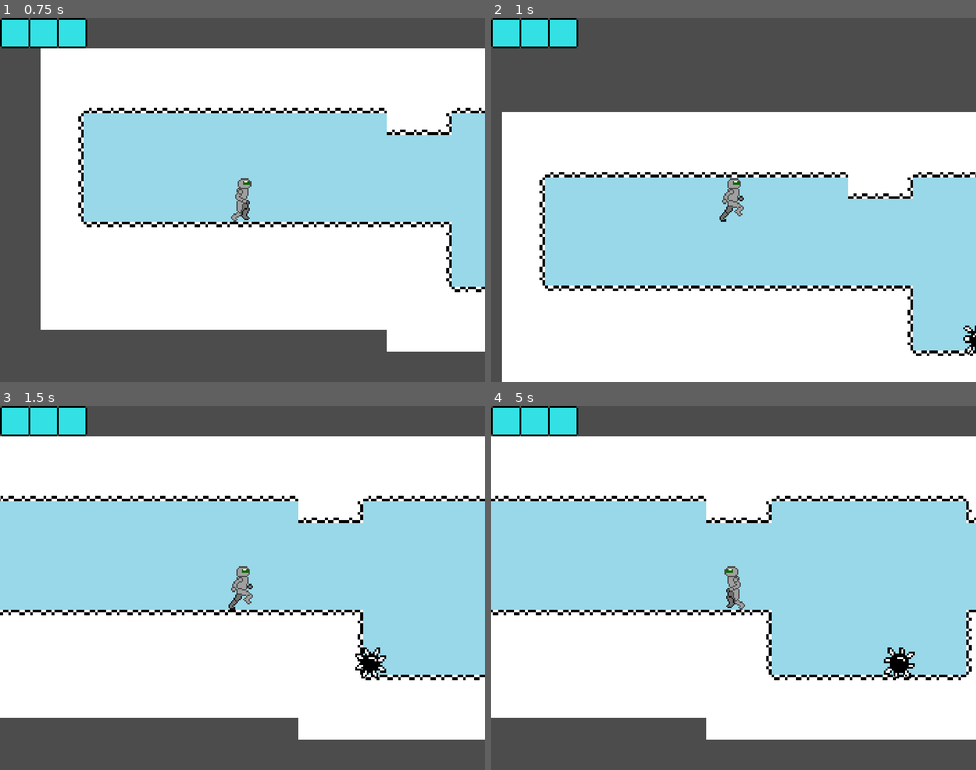
Above: before the commit, frames 1-4 (two rows, left to right).
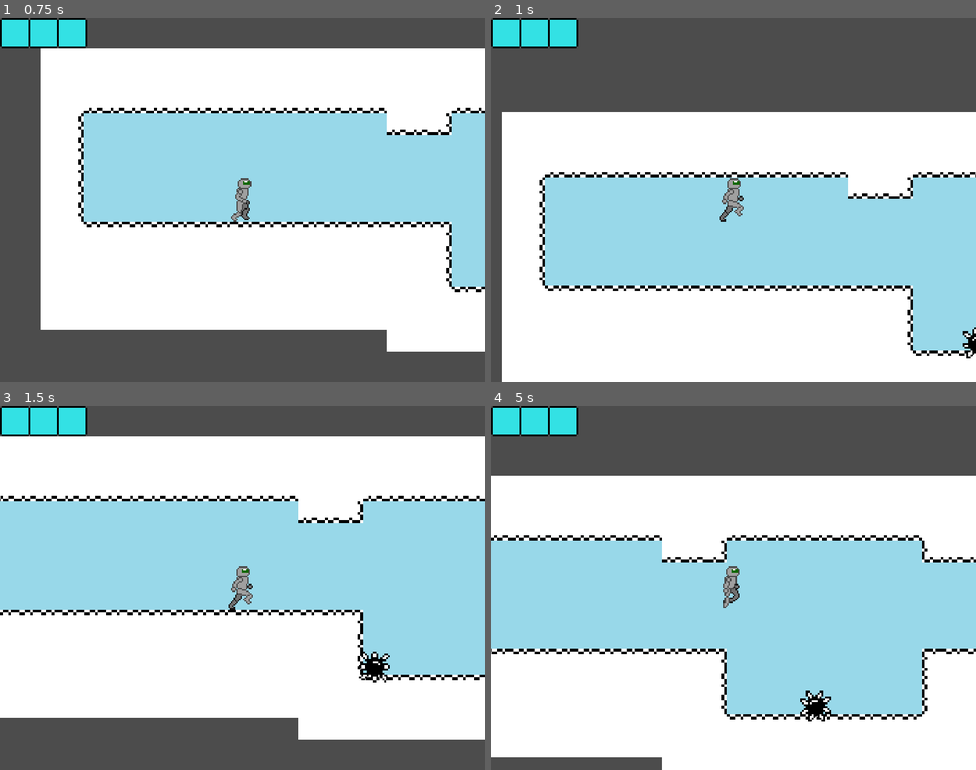
Above: after the commit, the same moments.

Repository: CRosenauer/Lost-Robot
Game: Godot game, scene res://Levels/Test/TestLevel.tscn
Two runs of this game, one before a commit and one after it. Both use one fixed random seed, a clock stepped at 60 frames per second and the inputs below.
Inputs:
- Up to frame 1 (0.75 s): tap Enter at 0.5 s; hold D (InputRight) from 0.53 s (still down); tap J (InputDash) at 0.6 s
- Up to frame 2 (1 s): keep holding D (InputRight); tap Space (InputJump) at 0.77 s
- Up to frame 3 (1.5 s): keep holding D (InputRight); tap K (InputGrapple) at 1.35 s
- Up to frame 4 (5 s): tap Space (InputJump) at 1.52, 3.02, 3.77, 4.52 s; release D (InputRight) at 2.03 s; hold A (InputLeft) 2.03-2.78 s; tap J (InputDash) at 2.1, 3.6 s; hold D (InputRight) 2.78-4.28 s; tap K (InputGrapple) at 2.85, 4.35 s; hold A (InputLeft) from 4.28 s (still down)

Frame 1 is identical in both runs. In frame 2, 0.1% of the frame differs, in the area x 97-100%, y 84-94%; in frame 3, 0.2%; in frame 4, 46%, in the area x 0-100%, y 8-100%.

Commit message:
Added Floater Enemy

Diff:
--- a/src/Enemies/Base/BaseEnemy.gd
+++ b/src/Enemies/Base/BaseEnemy.gd
@@ -2,7 +2,7 @@
 
 const PHYSICS = preload("res://Physics/Physics.gd")
 
-var m_playerPosition
+var m_playerPosition = Vector2()
 var m_wasOnFloor   = false
 var m_wasOnWall    = false
 var m_wasOnCeiling = false
--- a/src/Enemies/Base/BaseEnemy.tscn
+++ b/src/Enemies/Base/BaseEnemy.tscn
@@ -1,20 +1,28 @@
-[gd_scene load_steps=7 format=2]
+[gd_scene load_steps=10 format=2]
 
 [ext_resource path="res://Enemies/Base/BaseEnemy.gd" type="Script" id=1]
 [ext_resource path="res://Assets/Misc/WallCrawler2.png" type="Texture" id=2]
 [ext_resource path="res://Assets/Misc/WallCrawler.png" type="Texture" id=3]
+[ext_resource path="res://Assets/Misc/Floater.png" type="Texture" id=4]
+[ext_resource path="res://Assets/Misc/Floater2.png" type="Texture" id=5]
+[ext_resource path="res://Assets/Misc/Floater3.png" type="Texture" id=6]
 
 [sub_resource type="RectangleShape2D" id=1]
-extents = Vector2( 16, 16 )
+extents = Vector2( 32, 16 )
 
 [sub_resource type="RectangleShape2D" id=2]
-extents = Vector2( 16, 24 )
+extents = Vector2( 24, 16 )
 
 [sub_resource type="SpriteFrames" id=3]
 animations = [ {
-"frames": [ ExtResource( 2 ), ExtResource( 3 ) ],
+"frames": [ ExtResource( 4 ), ExtResource( 5 ), ExtResource( 4 ), ExtResource( 6 ) ],
 "loop": true,
 "name": "default",
+"speed": 5.0
+}, {
+"frames": [ ExtResource( 3 ), ExtResource( 2 ) ],
+"loop": true,
+"name": "wallCrawler",
 "speed": 5.0
 } ]
 
@@ -34,4 +42,5 @@
 shape = SubResource( 2 )
 
 [node name="AnimatedSprite" type="AnimatedSprite" parent="."]
+scale = Vector2( 4, 4 )
 frames = SubResource( 3 )
--- /dev/null
+++ b/src/Enemies/Enemies/Floater.gd
@@ -0,0 +1,21 @@
+extends "res://Enemies/Base/BaseEnemy.gd"
+
+
+export var Acceleration = 10
+export var MaxSpeed     = 800
+
+var m_velocity = Vector2()
+
+
+func _physics_process(delta):
+
+	var directionToTravel = m_playerPosition - global_position
+
+	m_velocity.x += directionToTravel.x * Acceleration * delta
+
+	if(m_velocity.x > MaxSpeed):
+		m_velocity.x = MaxSpeed
+	elif(m_velocity.x < -MaxSpeed):
+		m_velocity.x = -MaxSpeed
+
+	m_velocity = move_and_slide(m_velocity)
--- /dev/null
+++ b/src/Enemies/Enemies/Floater.tscn
@@ -0,0 +1,12 @@
+[gd_scene load_steps=3 format=2]
+
+[ext_resource path="res://Enemies/Base/BaseEnemy.tscn" type="PackedScene" id=1]
+[ext_resource path="res://Enemies/Enemies/Floater.gd" type="Script" id=2]
+
+[node name="Floater" instance=ExtResource( 1 )]
+script = ExtResource( 2 )
+
+[node name="AnimatedSprite" parent="." index="2"]
+frame = 3
+speed_scale = 0.5
+playing = true
--- a/src/Enemies/Enemies/Roller.tscn
+++ b/src/Enemies/Enemies/Roller.tscn
@@ -20,5 +20,6 @@
 [node name="AnimatedSprite" parent="." index="2"]
 scale = Vector2( 4, 4 )
 frames = SubResource( 1 )
+frame = 1
 playing = true
 [connection signal="area_entered" from="HitBox" to="." method="_on_HitBox_area_entered"]
--- a/src/Enemies/Enemies/WallCrawler.tscn
+++ b/src/Enemies/Enemies/WallCrawler.tscn
@@ -15,4 +15,5 @@
 position = Vector2( 16, 0 )
 
 [node name="AnimatedSprite" parent="." index="2"]
-scale = Vector2( 4, 4 )
+animation = "wallCrawler"
+playing = true
--- a/src/Levels/Test/TestLevel.gd
+++ b/src/Levels/Test/TestLevel.gd
@@ -19,6 +19,10 @@
 	#$LifeBar.global_position = $CameraComponent.global_position
 	#$CameraComponent.position.x += mod
 
+	#Give player position to enemies
+	for i in $World/Enemies.get_children():
+		i.RecievePlayerPosition($World/IEntity.global_position)
+
 
 func _on_Timer_timeout():
 	$World/IEntity.position = $Systems/CheckpointSystem.GetCheckPoint()
--- a/src/Levels/Test/TestLevel.tscn
+++ b/src/Levels/Test/TestLevel.tscn
@@ -10,6 +10,7 @@
 [ext_resource path="res://Enemies/Enemies/Roller.tscn" type="PackedScene" id=8]
 [ext_resource path="res://Enemies/Enemies/WallCrawler.tscn" type="PackedScene" id=9]
 [ext_resource path="res://Assets/Temp/TextureScaled.png" type="Texture" id=10]
+[ext_resource path="res://Enemies/Enemies/Floater.tscn" type="PackedScene" id=11]
 
 [sub_resource type="RectangleShape2D" id=1]
 extents = Vector2( 32.0001, 32 )
@@ -24,6 +25,9 @@
 points = PoolVector2Array( 64, 64, 0, 64, 0, 0, 64, 0 )
 
 [sub_resource type="ConvexPolygonShape2D" id=5]
+points = PoolVector2Array( 0, 0, 64, 0, 64, 64, 0, 64 )
+
+[sub_resource type="ConvexPolygonShape2D" id=12]
 points = PoolVector2Array( 0, 0, 64, 0, 64, 64, 0, 64 )
 
 [sub_resource type="ConvexPolygonShape2D" id=6]
@@ -261,6 +265,27 @@
 "shape_transform": Transform2D( 1, 0, 0, 1, 0, 0 )
 } ]
 10/z_index = 0
+11/name = "TextureScaled.png 11"
+11/texture = ExtResource( 10 )
+11/tex_offset = Vector2( 0, 0 )
+11/modulate = Color( 1, 1, 1, 1 )
+11/region = Rect2( 128, 64, 64, 64 )
+11/tile_mode = 0
+11/occluder_offset = Vector2( 0, 0 )
+11/navigation_offset = Vector2( 0, 0 )
+11/shape_offset = Vector2( 0, 0 )
+11/shape_transform = Transform2D( 1, 0, 0, 1, 0, 0 )
+11/shape = SubResource( 12 )
+11/shape_one_way = false
+11/shape_one_way_margin = 1.0
+11/shapes = [ {
+"autotile_coord": Vector2( 0, 0 ),
+"one_way": false,
+"one_way_margin": 1.0,
+"shape": SubResource( 12 ),
+"shape_transform": Transform2D( 1, 0, 0, 1, 0, 0 )
+} ]
+11/z_index = 0
 
 [node name="Node2D" type="Node2D"]
 script = ExtResource( 4 )
@@ -299,14 +324,20 @@
 [node name="IEntity" parent="World" instance=ExtResource( 2 )]
 position = Vector2( 504, 448 )
 
-[node name="Node2D" type="Node2D" parent="World"]
+[node name="Enemies" type="Node2D" parent="World"]
 scale = Vector2( 1.42857, 1.42857 )
-
-[node name="Roller" parent="World/Node2D" instance=ExtResource( 8 )]
+__meta__ = {
+"_edit_lock_": true
+}
+
+[node name="Roller" parent="World/Enemies" instance=ExtResource( 8 )]
 position = Vector2( 1232, 472 )
 
-[node name="WallCrawler" parent="World/Node2D" instance=ExtResource( 9 )]
+[node name="WallCrawler" parent="World/Enemies" instance=ExtResource( 9 )]
 position = Vector2( 2346.4, -459.2 )
+
+[node name="Floater" parent="World/Enemies" instance=ExtResource( 11 )]
+position = Vector2( 2867.2, -134.4 )
 
 [node name="CameraComponent" parent="." instance=ExtResource( 3 )]
 position = Vector2( 352, 312 )
Binary file added: src/Assets/Misc/Floater.png
Not shown, added: src/Assets/Misc/Floater.png.import
Binary file added: src/Assets/Misc/Floater2.png
Not shown, added: src/Assets/Misc/Floater2.png.import
Binary file added: src/Assets/Misc/Floater3.png
Not shown, added: src/Assets/Misc/Floater3.png.import
Binary file changed: src/Assets/Temp/TextureScaled.png
Binary file changed: src/Assets/Temp/TextureSource.png
Not shown: 1 places in src/Levels/Test/TestLevel.tscn that only renumber resources
